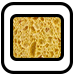
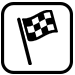
Layers edited between the first and the second 75 x 75 image:
renamed "Sponge" to "racing-flag", painted on it over left=10, top=10, right=64, bottom=65
removed layer "Rectangle 2" over left=10, top=14, right=64, bottom=61
